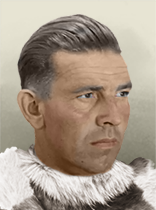
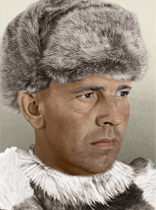
Comparing the layer stacks of the two 156×210 images. Changes:
painted on "Заливка цветом 3" over [0, 0, 149, 130]
painted on "Заливка цветом 2" over [0, 0, 140, 110]
painted on "Заливка цветом 1" over [0, 44, 141, 128]
renamed "Слой 2" to "Слой 9", painted on it over [0, 0, 151, 210]
